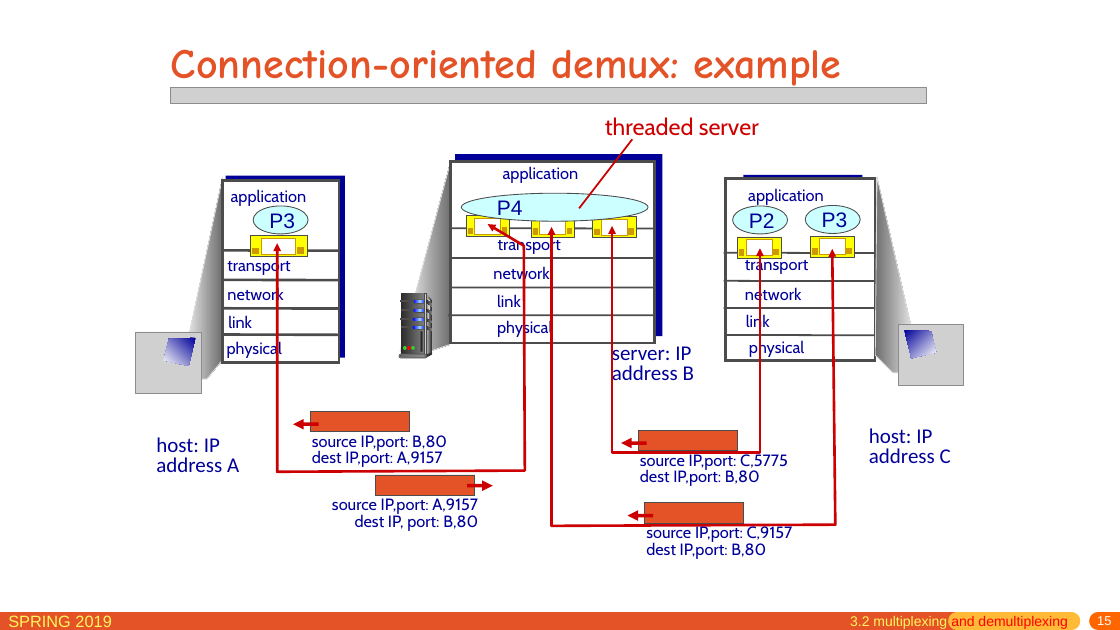
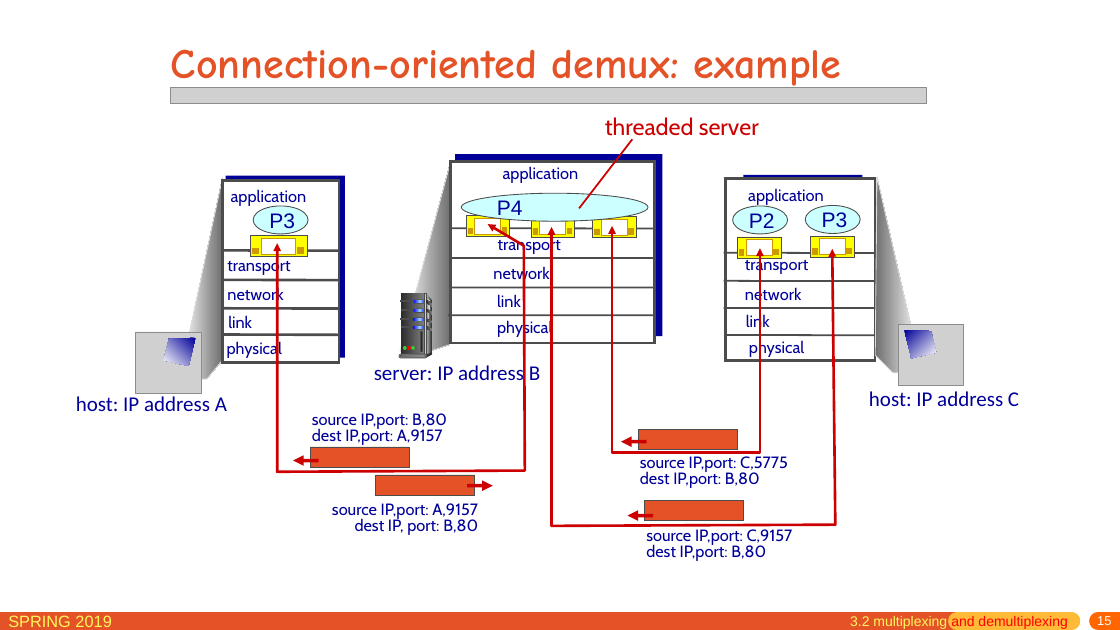
Before and after one commit to jichenghu/PPT_networkDistributed, a slide deck: slide 15 of chapter3.pptx. Drawn at 1120x630 pixels with LibreOffice and Linux fonts; fonts in the diff are those of the drawing; grey boxes stand for pictures. Boxes give left, top, right and bottom in pixels: in the first picture for what was removed or moved away, otherwise in the second. Text is boxed around its words. In the diff, an @@ line names an element or a change of style, - is before the commit and + after.

```diff
--- a/chapter3.pptx
+++ b/chapter3.pptx
@@ text "server: IP address B" rewrapped from (x1=612, y1=342, x2=694, y2=386) to (x1=374, y1=362, x2=540, y2=386) @@
@@ text "host: IP address C" rewrapped from (x1=869, y1=428, x2=951, y2=463) to (x1=869, y1=391, x2=1019, y2=406) @@
@@ text "host: IP address A" rewrapped from (x1=156, y1=437, x2=239, y2=472) to (x1=76, y1=396, x2=227, y2=411) @@
@@ text "source IP,port: B,80" moved from (x1=312, y1=435, x2=447, y2=467) to (x1=312, y1=413, x2=447, y2=445) @@
@@ rectangle moved from (x1=310, y1=412, x2=409, y2=432) to (x1=310, y1=447, x2=409, y2=467) @@
@@ arrow moved from (293, 424) - (318, 424) to (293, 460) - (318, 460) @@
@@ text "source IP,port: C,5775" moved from (x1=640, y1=452, x2=788, y2=486) to (x1=640, y1=456, x2=788, y2=488) @@
@@ text "source IP,port: A,9157" moved from (x1=332, y1=498, x2=478, y2=531) to (x1=332, y1=503, x2=478, y2=535) @@
@@ text "source IP,port: C,9157" moved from (x1=646, y1=525, x2=793, y2=559) to (x1=646, y1=529, x2=793, y2=561) @@
```
Also in this commit, not shown: 45 other slides changed, 1 slide added.
